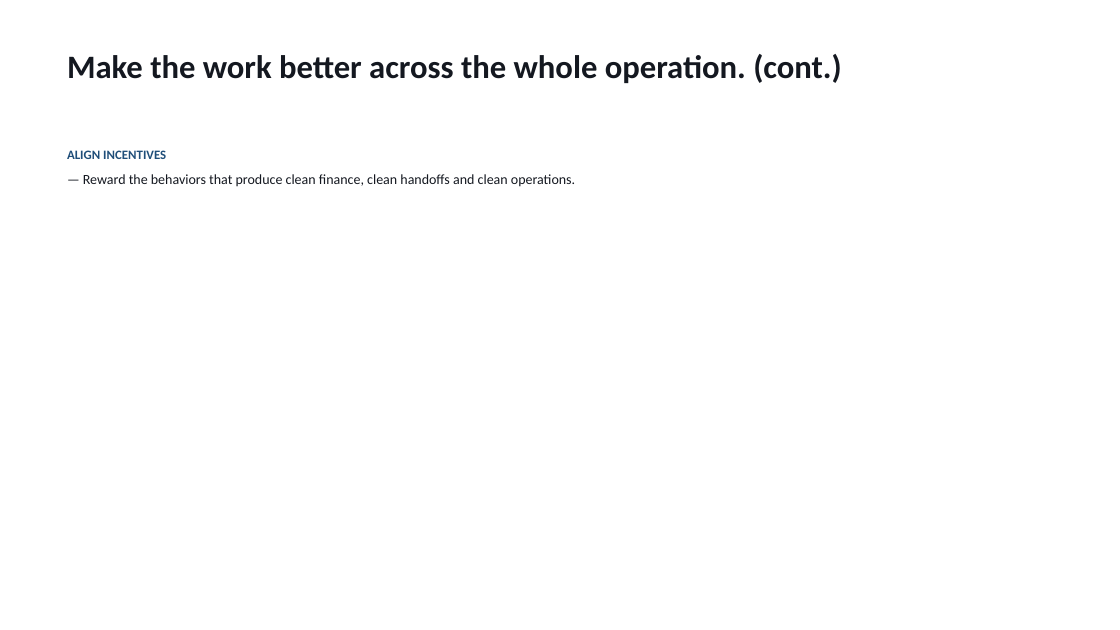
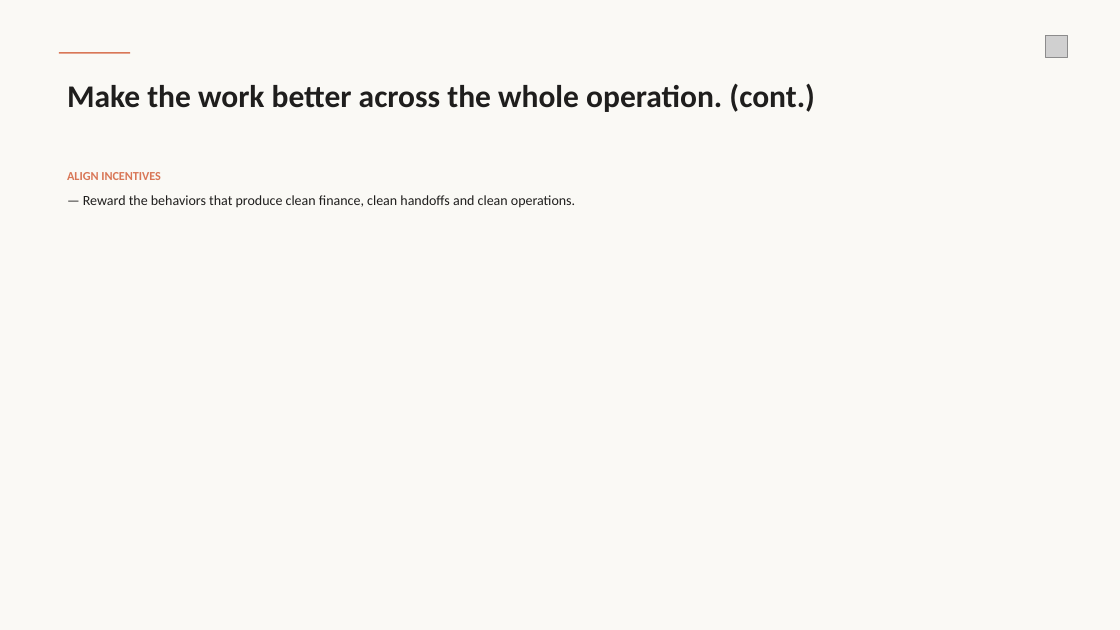
Before and after one commit to wirewalktech/AI-Extension, a slide deck: slide 7 of operating-review.pptx. Drawn at 1120x630 pixels with LibreOffice and Linux fonts; fonts in the diff are those of the drawing; grey boxes stand for pictures. Boxes give left, top, right and bottom in pixels: in the first picture for what was removed or moved away, otherwise in the second. Text is boxed around its words. In the diff, an @@ line names an element or a change of style, - is before the commit and + after.

```diff
--- a/operating-review.pptx
+++ b/operating-review.pptx
@@ background #FFFFFF to #FAF9F5 @@
@@ rectangle added at bbox=[59, 52, 130, 54], fill #D97757 @@
@@ picture added at bbox=[1046, 35, 1068, 57] @@
@@ text "Make the work better across ...": place and size @@
-text "Make the work better across ..." at bbox=[67, 54, 842, 83]
+text "Make the work better across ..." at bbox=[67, 84, 815, 112]
@@ text "Make the work better across ..." at bbox=[67, 84, 815, 112]: size 28 to 27 pt, text colour #141820 to #1F1E1D @@
@@ text "ALIGN INCENTIVES": place and size @@
-text "ALIGN INCENTIVES" at bbox=[67, 150, 575, 187]
+text "ALIGN INCENTIVES" at bbox=[67, 172, 575, 208]
@@ text "ALIGN INCENTIVES" at bbox=[67, 172, 575, 208]: size 11 to 10.5 pt, text colour #1F4E79 to #D97757 in "ALIGN INCENTIVES"; text colour #141820 to #1F1E1D in "— Reward the behaviors that produce clean ..."; more space between paragraphs @@
```
Also in this commit, not shown: 11 other slides changed, 5 other files.
